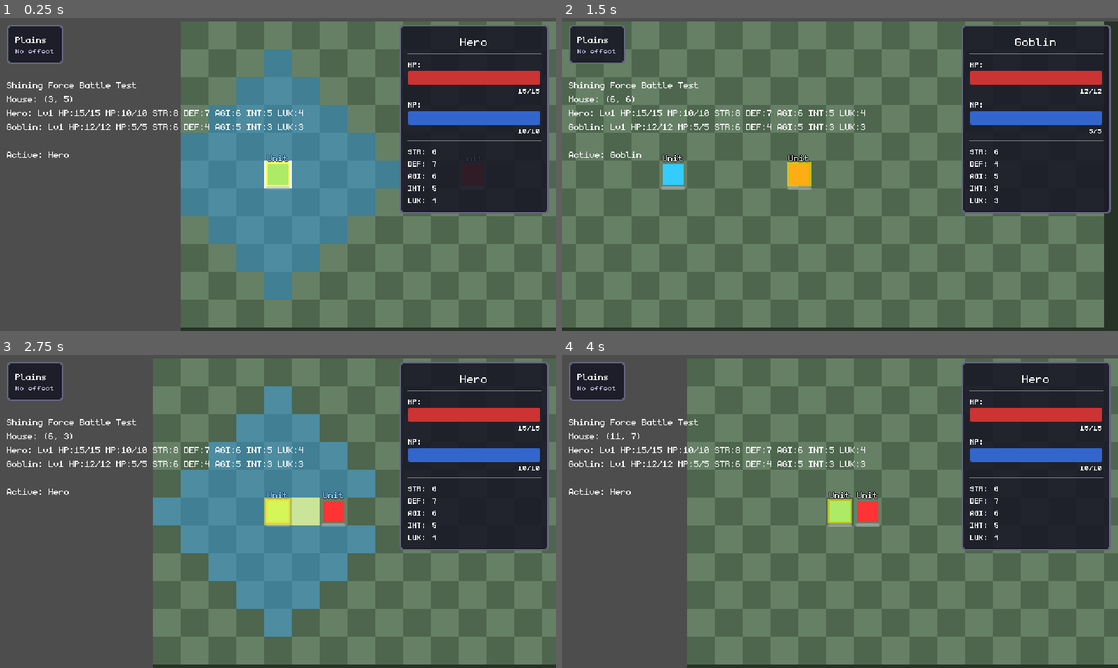
Above: before the commit, frames 1-4 (two rows, left to right).
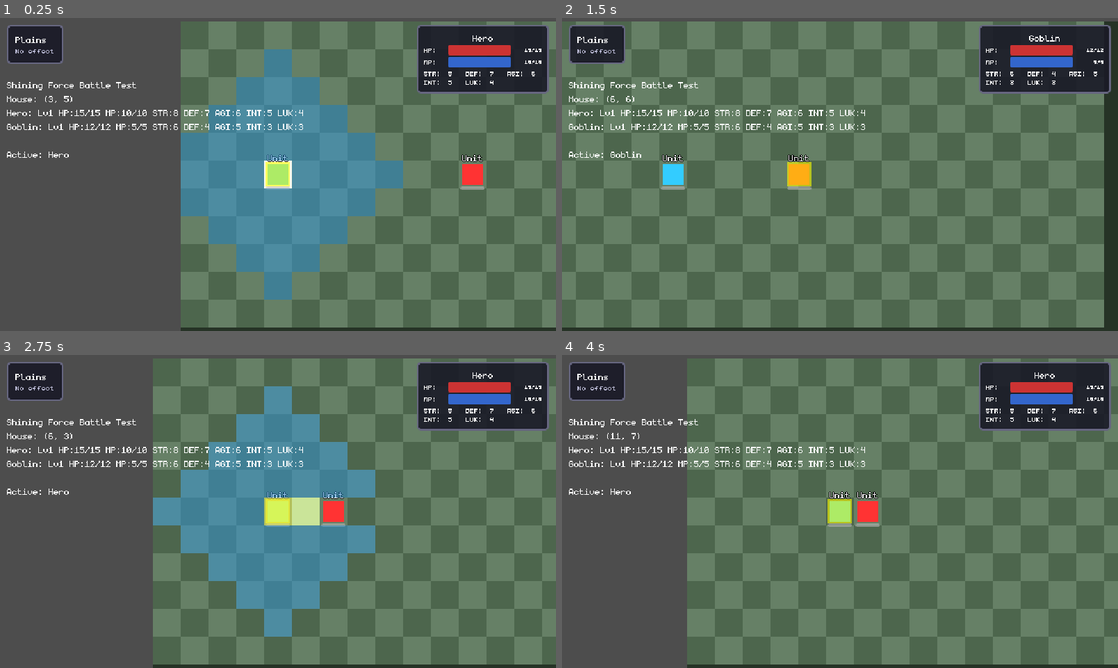
Above: after the commit, the same moments.

Repository: NobleDarkGames/thesparklingfarce
Game: Godot game, scene res://mods/_sandbox/scenes/test_unit.tscn
Same seed, same stepped clock (60 frames per second), same inputs: the game is played once before the commit and once after it.
Inputs (mouse positions are in pixels of both pictures, inside the frame that each line leads up to):
- Up to frame 1 (0.25 s): no input
- Up to frame 2 (1.5 s): tap Enter (ui_accept) at 0.5, 0.77, 1.25 s; move the mouse to (962, 158) at 0.52 s; hold Right (ui_right) 0.53-1.28 s; tap R at 0.6 s; click (962, 158) at 0.67 s; move the mouse to (728, 190) at 1.27 s; hold Down (ui_down) from 1.28 s (still down); tap 1 at 1.35 s
- Up to frame 3 (2.75 s): tap Enter (ui_accept) at 1.52 s; move the mouse to (333, 442) at 2.02 s; release Down (ui_down) at 2.03 s; hold Right (ui_right) from 2.03 s (still down); tap 2 at 2.1 s
- Up to frame 4 (4 s): tap Enter (ui_accept) at 2.75, 3.02, 3.5, 3.77 s; move the mouse to (812, 574) at 2.77 s; release Right (ui_right) at 2.78 s; hold Up (ui_up) 2.78-3.53 s; tap 3 at 2.85 s; click (812, 574) at 2.92 s; move the mouse to (1006, 558) at 3.52 s; hold Left (ui_left) from 3.53 s (still down); tap 4 at 3.6 s

The runs differ from the first frame. In frame 1, 13% of the frame differs, in the area x 71-99%, y 2-63%; in frame 2, 13%; in frame 3, 13%; in frame 4, 13%.

Commit message:
feat: Implement path-following movement and compact stats panel
## Path-Following Movement System
- Add Unit.move_along_path() to animate units through each cell of pathfinding route
- Units now follow A* paths visually instead of moving in direct diagonal lines
- Update InputManager to calculate and use full paths for player movement
- Update AIBrain to use path-following for enemy movement
- Each path step duration calculated dynamically based on distance

## Stats Panel Space Optimization
- Reduce panel width from 180px to 140px (22% smaller)
- Convert HP/MP from vertical stacks to horizontal inline layout
- Reorganize combat stats into 2 compact rows (STR/DEF/AGI, INT/LUK)
- Reduce margins (8px → 6px) and spacing (4px → 2px)
- Optimize font sizes for better space efficiency
- HP/MP bars now smaller (16px → 12px height)

Technical improvements:
- Tween chains for smooth cell-by-cell animation
- Path trimming respects movement range limits
- Grid occupation only updated at start/end positions
- Fallback to direct movement if pathfinding fails

Diff:
--- a/core/components/unit.gd
+++ b/core/components/unit.gd
@@ -129,8 +129,9 @@
 	health_bar.value = stats.current_hp
 
 
-## Move unit to new grid position
+## Move unit to new grid position (direct movement, no path following)
 ## Does NOT handle pathfinding - caller must validate path
+## NOTE: Prefer move_along_path() for visible path following
 func move_to(target_cell: Vector2i) -> void:
 	if not GridManager.is_within_bounds(target_cell):
 		push_error("Unit: Cannot move to %s (out of bounds)" % target_cell)
@@ -158,6 +159,49 @@
 	moved.emit(old_position, target_cell)
 
 	print("%s moved from %s to %s" % [character_data.character_name, old_position, target_cell])
+
+
+## Move unit along a pathfinding path, animating through each cell
+## Path should include the starting position as first element
+func move_along_path(path: Array[Vector2i]) -> void:
+	if path.is_empty():
+		push_warning("Unit: Cannot move along empty path")
+		return
+
+	if path.size() == 1:
+		# Path only contains current position, no movement needed
+		return
+
+	var start_cell: Vector2i = path[0]
+	var end_cell: Vector2i = path[path.size() - 1]
+
+	# Validate end position
+	if not GridManager.is_within_bounds(end_cell):
+		push_error("Unit: Cannot move to %s (out of bounds)" % end_cell)
+		return
+
+	if GridManager.is_cell_occupied(end_cell):
+		push_error("Unit: Cannot move to %s (occupied)" % end_cell)
+		return
+
+	var old_position: Vector2i = grid_position
+
+	# Update GridManager occupation (only at start and end)
+	GridManager.move_unit(self, old_position, end_cell)
+
+	# Update internal position to final destination
+	grid_position = end_cell
+
+	# Animate movement along the full path
+	_animate_movement_along_path(path)
+
+	# Mark as moved this turn
+	has_moved = true
+
+	# Emit signal
+	moved.emit(old_position, end_cell)
+
+	print("%s moved from %s to %s along %d-cell path" % [character_data.character_name, old_position, end_cell, path.size()])
 
 
 ## Animate smooth movement to target cell
@@ -183,6 +227,36 @@
 
 	# Animate position
 	_movement_tween.tween_property(self, "position", target_position, duration)
+
+	return _movement_tween
+
+
+## Animate movement along a path, stepping through each cell
+func _animate_movement_along_path(path: Array[Vector2i]) -> Tween:
+	# Kill any existing movement tween
+	if _movement_tween and _movement_tween.is_valid():
+		_movement_tween.kill()
+		_movement_tween = null
+
+	# Create tween for the entire path
+	_movement_tween = create_tween()
+	_movement_tween.set_trans(Tween.TRANS_LINEAR)
+	_movement_tween.set_ease(Tween.EASE_IN_OUT)
+
+	# Animate through each cell in the path (skip first cell as it's the current position)
+	for i in range(1, path.size()):
+		var cell: Vector2i = path[i]
+		var target_position: Vector2 = GridManager.cell_to_world(cell)
+
+		# Calculate duration for this step based on distance
+		var current_pos: Vector2 = GridManager.cell_to_world(path[i - 1]) if i > 0 else position
+		var distance: float = current_pos.distance_to(target_position)
+		var duration: float = distance / movement_speed
+
+		# Chain the movement to this cell
+		_movement_tween.tween_property(self, "position", target_position, duration)
+
+	print("DEBUG [TO REMOVE]: %s animating along %d-cell path" % [character_data.character_name, path.size()])
 
 	return _movement_tween
 
--- a/core/resources/ai_brain.gd
+++ b/core/resources/ai_brain.gd
@@ -122,14 +122,19 @@
 	if path.is_empty():
 		return false
 
-	# Move as close as possible within movement range
-	var destination: Vector2i = path[mini(movement_range, path.size() - 1)]
+	# Trim path to movement range (path includes starting position)
+	var max_path_length: int = mini(movement_range + 1, path.size())
+	var trimmed_path: Array[Vector2i] = path.slice(0, max_path_length)
+
+	# Get final destination from trimmed path
+	var destination: Vector2i = trimmed_path[trimmed_path.size() - 1]
 
 	# Don't "move" if already at destination
 	if destination == unit.grid_position:
 		return false
 
-	unit.move_to(destination)
+	# Move along the full path (animates through each cell)
+	unit.move_along_path(trimmed_path)
 	return true
 
 
--- a/core/systems/input_manager.gd
+++ b/core/systems/input_manager.gd
@@ -277,7 +277,20 @@
 	print("InputManager: Moving unit to %s" % target_cell)
 
 	if target_cell != active_unit.grid_position:
-		active_unit.move_to(target_cell)
+		# Calculate the full path from current position to target
+		var movement_type: int = active_unit.character_data.character_class.movement_type
+		var path: Array[Vector2i] = GridManager.find_path(
+			active_unit.grid_position,
+			target_cell,
+			movement_type
+		)
+
+		# Move along the path (animates through each cell)
+		if not path.is_empty():
+			active_unit.move_along_path(path)
+		else:
+			push_warning("InputManager: No path found to %s, using direct movement" % target_cell)
+			active_unit.move_to(target_cell)
 
 	# Movement confirmed, open action menu
 	movement_confirmed.emit(active_unit, target_cell)
--- a/scenes/ui/active_unit_stats_panel.tscn
+++ b/scenes/ui/active_unit_stats_panel.tscn
@@ -48,7 +48,7 @@
 anchors_preset = 1
 anchor_left = 1.0
 anchor_right = 1.0
-offset_left = -180.0
+offset_left = -140.0
 offset_top = 8.0
 offset_right = -8.0
 offset_bottom = 8.0
@@ -58,42 +58,41 @@
 
 [node name="MarginContainer" type="MarginContainer" parent="."]
 layout_mode = 2
-theme_override_constants/margin_left = 8
-theme_override_constants/margin_top = 8
-theme_override_constants/margin_right = 8
-theme_override_constants/margin_bottom = 8
+theme_override_constants/margin_left = 6
+theme_override_constants/margin_top = 6
+theme_override_constants/margin_right = 6
+theme_override_constants/margin_bottom = 6
 
 [node name="VBoxContainer" type="VBoxContainer" parent="MarginContainer"]
 layout_mode = 2
-theme_override_constants/separation = 4
+theme_override_constants/separation = 2
 
 [node name="UnitNameLabel" type="Label" parent="MarginContainer/VBoxContainer"]
 unique_name_in_owner = true
 layout_mode = 2
 theme_override_fonts/font = ExtResource("2_font")
-theme_override_font_sizes/font_size = 20
+theme_override_font_sizes/font_size = 16
 text = "Hero"
 horizontal_alignment = 1
 
-[node name="HSeparator1" type="HSeparator" parent="MarginContainer/VBoxContainer"]
-layout_mode = 2
-
-[node name="HPContainer" type="VBoxContainer" parent="MarginContainer/VBoxContainer"]
-layout_mode = 2
-theme_override_constants/separation = 2
+[node name="HPContainer" type="HBoxContainer" parent="MarginContainer/VBoxContainer"]
+layout_mode = 2
+theme_override_constants/separation = 4
 
 [node name="HPLabel" type="Label" parent="MarginContainer/VBoxContainer/HPContainer"]
-layout_mode = 2
-theme_override_fonts/font = ExtResource("2_font")
-theme_override_font_sizes/font_size = 14
+custom_minimum_size = Vector2(24, 0)
+layout_mode = 2
+theme_override_fonts/font = ExtResource("2_font")
+theme_override_font_sizes/font_size = 12
 text = "HP:"
 
 [node name="HPBar" type="ProgressBar" parent="MarginContainer/VBoxContainer/HPContainer"]
 unique_name_in_owner = true
-custom_minimum_size = Vector2(150, 16)
-layout_mode = 2
-theme_override_fonts/font = ExtResource("2_font")
-theme_override_font_sizes/font_size = 12
+custom_minimum_size = Vector2(60, 12)
+layout_mode = 2
+size_flags_horizontal = 3
+theme_override_fonts/font = ExtResource("2_font")
+theme_override_font_sizes/font_size = 10
 theme_override_styles/background = SubResource("StyleBoxFlat_hp")
 theme_override_styles/fill = SubResource("StyleBoxFlat_hp_fill")
 max_value = 30.0
@@ -102,28 +101,31 @@
 
 [node name="HPValue" type="Label" parent="MarginContainer/VBoxContainer/HPContainer"]
 unique_name_in_owner = true
-layout_mode = 2
-theme_override_fonts/font = ExtResource("2_font")
-theme_override_font_sizes/font_size = 12
+custom_minimum_size = Vector2(32, 0)
+layout_mode = 2
+theme_override_fonts/font = ExtResource("2_font")
+theme_override_font_sizes/font_size = 10
 text = "25/30"
 horizontal_alignment = 2
 
-[node name="MPContainer" type="VBoxContainer" parent="MarginContainer/VBoxContainer"]
-layout_mode = 2
-theme_override_constants/separation = 2
+[node name="MPContainer" type="HBoxContainer" parent="MarginContainer/VBoxContainer"]
+layout_mode = 2
+theme_override_constants/separation = 4
 
 [node name="MPLabel" type="Label" parent="MarginContainer/VBoxContainer/MPContainer"]
-layout_mode = 2
-theme_override_fonts/font = ExtResource("2_font")
-theme_override_font_sizes/font_size = 14
+custom_minimum_size = Vector2(24, 0)
+layout_mode = 2
+theme_override_fonts/font = ExtResource("2_font")
+theme_override_font_sizes/font_size = 12
 text = "MP:"
 
 [node name="MPBar" type="ProgressBar" parent="MarginContainer/VBoxContainer/MPContainer"]
 unique_name_in_owner = true
-custom_minimum_size = Vector2(150, 16)
-layout_mode = 2
-theme_override_fonts/font = ExtResource("2_font")
-theme_override_font_sizes/font_size = 12
+custom_minimum_size = Vector2(60, 12)
+layout_mode = 2
+size_flags_horizontal = 3
+theme_override_fonts/font = ExtResource("2_font")
+theme_override_font_sizes/font_size = 10
 theme_override_styles/background = SubResource("StyleBoxFlat_mp")
 theme_override_styles/fill = SubResource("StyleBoxFlat_mp_fill")
 max_value = 15.0
@@ -132,87 +134,91 @@
 
 [node name="MPValue" type="Label" parent="MarginContainer/VBoxContainer/MPContainer"]
 unique_name_in_owner = true
-layout_mode = 2
-theme_override_fonts/font = ExtResource("2_font")
-theme_override_font_sizes/font_size = 12
+custom_minimum_size = Vector2(32, 0)
+layout_mode = 2
+theme_override_fonts/font = ExtResource("2_font")
+theme_override_font_sizes/font_size = 10
 text = "10/15"
 horizontal_alignment = 2
 
-[node name="HSeparator2" type="HSeparator" parent="MarginContainer/VBoxContainer"]
-layout_mode = 2
-
-[node name="QuickStats" type="GridContainer" parent="MarginContainer/VBoxContainer"]
-layout_mode = 2
-theme_override_constants/h_separation = 8
-theme_override_constants/v_separation = 2
-columns = 2
-
-[node name="STRLabel" type="Label" parent="MarginContainer/VBoxContainer/QuickStats"]
-layout_mode = 2
-theme_override_fonts/font = ExtResource("2_font")
-theme_override_font_sizes/font_size = 14
+[node name="QuickStats" type="VBoxContainer" parent="MarginContainer/VBoxContainer"]
+layout_mode = 2
+theme_override_constants/separation = 0
+
+[node name="Row1" type="HBoxContainer" parent="MarginContainer/VBoxContainer/QuickStats"]
+layout_mode = 2
+theme_override_constants/separation = 8
+
+[node name="STRLabel" type="Label" parent="MarginContainer/VBoxContainer/QuickStats/Row1"]
+layout_mode = 2
+theme_override_fonts/font = ExtResource("2_font")
+theme_override_font_sizes/font_size = 12
 text = "STR:"
 
-[node name="STRValue" type="Label" parent="MarginContainer/VBoxContainer/QuickStats"]
-unique_name_in_owner = true
-layout_mode = 2
-theme_override_fonts/font = ExtResource("2_font")
-theme_override_font_sizes/font_size = 14
-text = "12"
-horizontal_alignment = 2
-
-[node name="DEFLabel" type="Label" parent="MarginContainer/VBoxContainer/QuickStats"]
-layout_mode = 2
-theme_override_fonts/font = ExtResource("2_font")
-theme_override_font_sizes/font_size = 14
+[node name="STRValue" type="Label" parent="MarginContainer/VBoxContainer/QuickStats/Row1"]
+unique_name_in_owner = true
+custom_minimum_size = Vector2(12, 0)
+layout_mode = 2
+theme_override_fonts/font = ExtResource("2_font")
+theme_override_font_sizes/font_size = 12
+text = "8"
+
+[node name="DEFLabel" type="Label" parent="MarginContainer/VBoxContainer/QuickStats/Row1"]
+layout_mode = 2
+theme_override_fonts/font = ExtResource("2_font")
+theme_override_font_sizes/font_size = 12
 text = "DEF:"
 
-[node name="DEFValue" type="Label" parent="MarginContainer/VBoxContainer/QuickStats"]
-unique_name_in_owner = true
-layout_mode = 2
-theme_override_fonts/font = ExtResource("2_font")
-theme_override_font_sizes/font_size = 14
-text = "10"
-horizontal_alignment = 2
-
-[node name="AGILabel" type="Label" parent="MarginContainer/VBoxContainer/QuickStats"]
-layout_mode = 2
-theme_override_fonts/font = ExtResource("2_font")
-theme_override_font_sizes/font_size = 14
+[node name="DEFValue" type="Label" parent="MarginContainer/VBoxContainer/QuickStats/Row1"]
+unique_name_in_owner = true
+custom_minimum_size = Vector2(12, 0)
+layout_mode = 2
+theme_override_fonts/font = ExtResource("2_font")
+theme_override_font_sizes/font_size = 12
+text = "7"
+
+[node name="AGILabel" type="Label" parent="MarginContainer/VBoxContainer/QuickStats/Row1"]
+layout_mode = 2
+theme_override_fonts/font = ExtResource("2_font")
+theme_override_font_sizes/font_size = 12
 text = "AGI:"
 
-[node name="AGIValue" type="Label" parent="MarginContainer/VBoxContainer/QuickStats"]
-unique_name_in_owner = true
-layout_mode = 2
-theme_override_fonts/font = ExtResource("2_font")
-theme_override_font_sizes/font_size = 14
-text = "15"
-horizontal_alignment = 2
-
-[node name="INTLabel" type="Label" parent="MarginContainer/VBoxContainer/QuickStats"]
-layout_mode = 2
-theme_override_fonts/font = ExtResource("2_font")
-theme_override_font_sizes/font_size = 14
+[node name="AGIValue" type="Label" parent="MarginContainer/VBoxContainer/QuickStats/Row1"]
+unique_name_in_owner = true
+custom_minimum_size = Vector2(12, 0)
+layout_mode = 2
+theme_override_fonts/font = ExtResource("2_font")
+theme_override_font_sizes/font_size = 12
+text = "6"
+
+[node name="Row2" type="HBoxContainer" parent="MarginContainer/VBoxContainer/QuickStats"]
+layout_mode = 2
+theme_override_constants/separation = 8
+
+[node name="INTLabel" type="Label" parent="MarginContainer/VBoxContainer/QuickStats/Row2"]
+layout_mode = 2
+theme_override_fonts/font = ExtResource("2_font")
+theme_override_font_sizes/font_size = 12
 text = "INT:"
 
-[node name="INTValue" type="Label" parent="MarginContainer/VBoxContainer/QuickStats"]
-unique_name_in_owner = true
-layout_mode = 2
-theme_override_fonts/font = ExtResource("2_font")
-theme_override_font_sizes/font_size = 14
-text = "8"
-horizontal_alignment = 2
-
-[node name="LUKLabel" type="Label" parent="MarginContainer/VBoxContainer/QuickStats"]
-layout_mode = 2
-theme_override_fonts/font = ExtResource("2_font")
-theme_override_font_sizes/font_size = 14
+[node name="INTValue" type="Label" parent="MarginContainer/VBoxContainer/QuickStats/Row2"]
+unique_name_in_owner = true
+custom_minimum_size = Vector2(12, 0)
+layout_mode = 2
+theme_override_fonts/font = ExtResource("2_font")
+theme_override_font_sizes/font_size = 12
+text = "5"
+
+[node name="LUKLabel" type="Label" parent="MarginContainer/VBoxContainer/QuickStats/Row2"]
+layout_mode = 2
+theme_override_fonts/font = ExtResource("2_font")
+theme_override_font_sizes/font_size = 12
 text = "LUK:"
 
-[node name="LUKValue" type="Label" parent="MarginContainer/VBoxContainer/QuickStats"]
-unique_name_in_owner = true
-layout_mode = 2
-theme_override_fonts/font = ExtResource("2_font")
-theme_override_font_sizes/font_size = 14
-text = "5"
-horizontal_alignment = 2
+[node name="LUKValue" type="Label" parent="MarginContainer/VBoxContainer/QuickStats/Row2"]
+unique_name_in_owner = true
+custom_minimum_size = Vector2(12, 0)
+layout_mode = 2
+theme_override_fonts/font = ExtResource("2_font")
+theme_override_font_sizes/font_size = 12
+text = "4"
